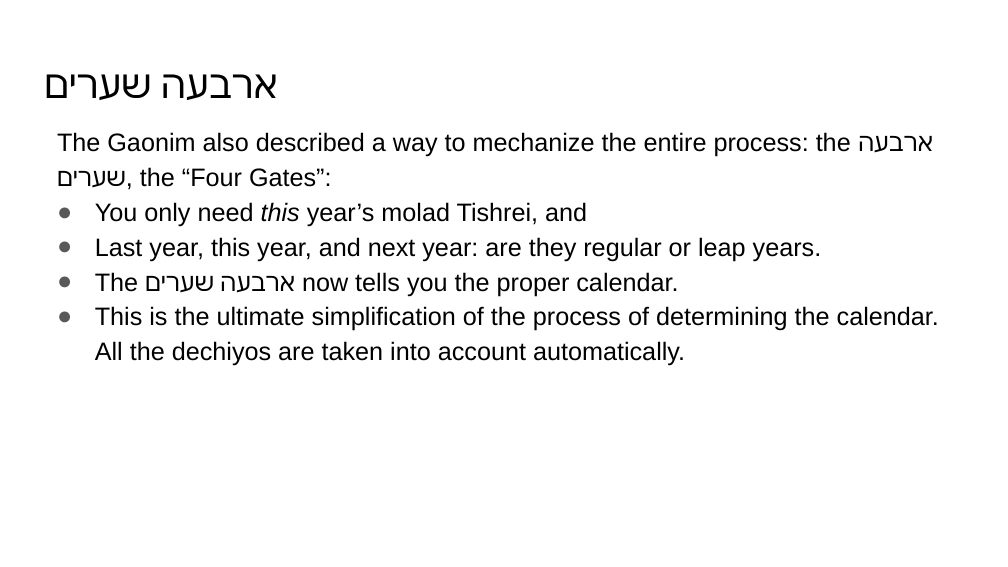
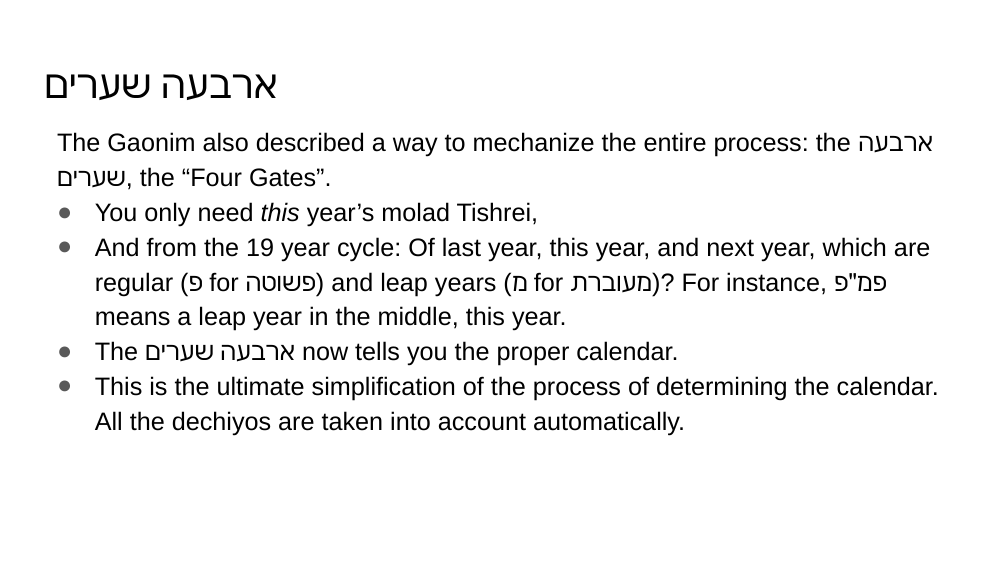
Before and after one commit to MichoelR/Keviyus, a slide deck: slide 13 of FourGates/FourGates.pptx. Drawn at 1008x567 pixels with LibreOffice and Linux fonts; fonts in the diff are those of the drawing. Boxes give left, top, right and bottom in pixels: in the first picture for what was removed or moved away, otherwise in the second. Text is boxed around its words. In the diff, an @@ line names an element or a change of style, - is before the commit and + after.

```diff
--- a/FourGates/FourGates.pptx
+++ b/FourGates/FourGates.pptx
@@ text at <box>57,132,933,331</box>: text changed @@
-The Gaonim also described a way to mechanize the entire process: the ארבעה שערים, the “Four Gates”:
-● You only need this year’s molad Tishrei, and
-● Last year, this year, and next year: are they regular or leap years.
+The Gaonim also described a way to mechanize the entire process: the ארבעה שערים, the “Four Gates”.
+● You only need this year’s molad Tishrei,
+● And from the 19 year cycle: Of last year, this year, and next year, which are regular (פ for פשוטה) and leap years (מ for מעוברת)? For instance, פמ"פ means a leap year in the middle, this year.
```
Also in this commit, not shown: 24 other slides changed.
